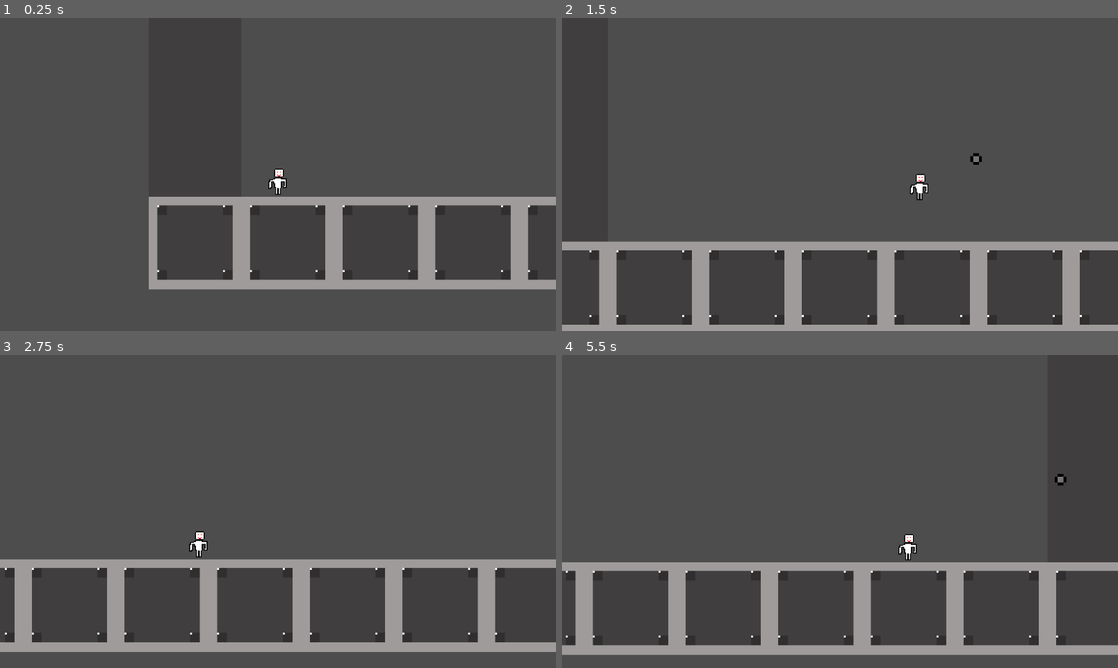
Above: before the commit, frames 1-4 (two rows, left to right).
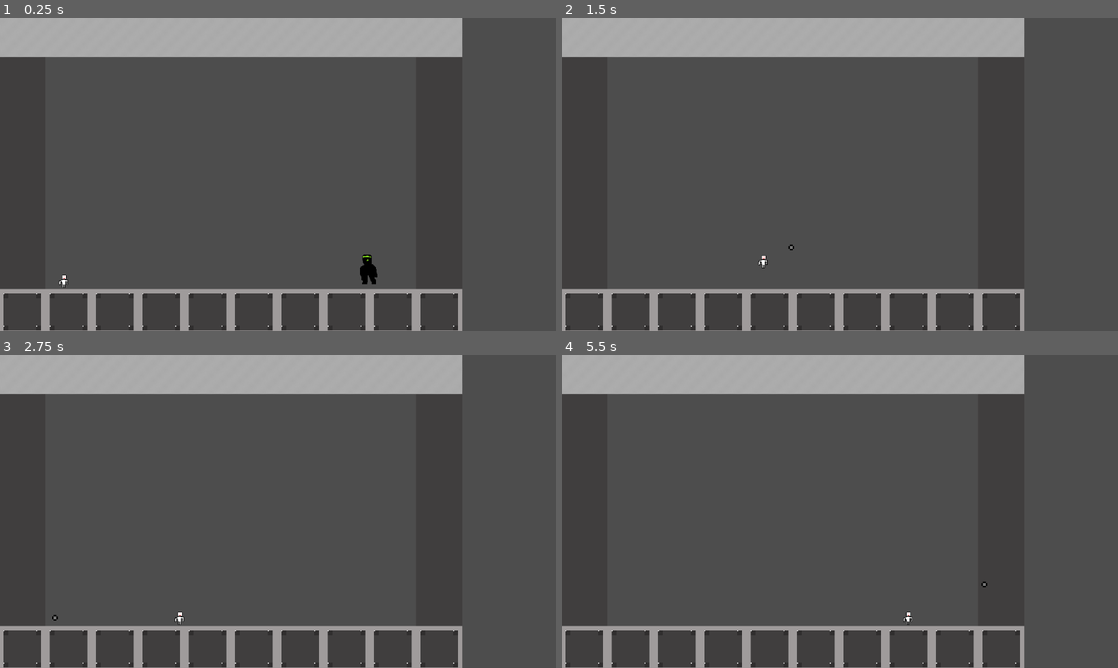
Above: after the commit, the same moments.

Repository: FranklyLemonade/10-Bullets
Game: Godot game, scene res://Scenes/BaseLevel.tscn
The game is run twice, just before and just after one commit, with the same random seed, the same clock (stepped at 60 frames per second) and the same inputs.
Inputs:
- Up to frame 1 (0.25 s): no input
- Up to frame 2 (1.5 s): hold D (move_right) from 0.53 s (still down); tap Space (shoot) at 0.6, 1.35 s; tap W (jump) at 0.77 s
- Up to frame 3 (2.75 s): tap W (jump) at 1.52 s; release D (move_right) at 2.03 s; hold A (move_left) from 2.03 s (still down); tap Space (shoot) at 2.1 s
- Up to frame 4 (5.5 s): release A (move_left) at 2.78 s; hold D (move_right) 2.78-4.28 s; tap Space (shoot) every 0.75 s from 2.85 to 5.1 s; tap W (jump) at 3.02, 3.77, 4.52 s; hold A (move_left) 4.28-5.03 s; hold D (move_right) from 5.03 s (still down)

The runs differ from the first frame. In frame 1, 23% of the frame differs, in the area x 0-100%, y 0-100%; in frame 2, 21%; in frame 3, 24%; in frame 4, 24%.

Commit message:
Refactor enemy sprite flipping and movement
Replace sprite flipping logic using `flip_h` property and negative scale with consistent `scale.x` approach. Simplify enemy movement code using `sign()` function and update viewbox collision polygon to match new orientation. Disable player camera, remove punch animation from guard, and adjust guard starting position.

Diff:
--- a/gmtk-2026/Enemies/Enemy.gd
+++ b/gmtk-2026/Enemies/Enemy.gd
@@ -16,6 +16,8 @@
 	post = position
 	animator.play("idle")
 
+	animator.flip_h = false
+
 func _physics_process(delta: float) -> void:
 	# gravity
 	if not is_on_floor():
@@ -23,17 +25,16 @@
 
 	if player_detected and is_instance_valid(player):
 		act()
-
 	else:
-		if abs(post.x - position.x) < 5:
+		var dist = post.x - position.x
+		if abs(dist) < 10:
 			velocity.x = 0
-			animator.play("idle")
-		elif post.x > position.x:
-			velocity.x = SPEED/2
-			animator.play("run")
-		elif post.x < position.x:
-			velocity.x = SPEED/2 * -1
-			animator.play("run")
+		else:
+			velocity.x = sign(dist) * SPEED / 2
+	if velocity.x <= 0:
+		scale.x = 1
+	elif velocity.x > 0:
+		scale.x = -1
 
 	move_and_slide()
 
@@ -45,8 +46,10 @@
 	# move towards player or attack
 	if rel_player_pos.x > 50:
 		velocity.x = SPEED
+		# animator.play("run")
 	elif rel_player_pos.x < -50:
 		velocity.x = SPEED * -1
+		# animator.play("run")
 	else:
 		velocity.x = 0
 		if abs(rel_player_pos.y) <= 50:
@@ -68,13 +71,14 @@
 func die():
 	queue_free()
 
-
 func _on_viewbox_body_entered(body: Node2D) -> void:
 	if body.is_in_group("Player"):
 		player_detected = true
 		player = body
+		print("player detected")
 
 func _on_viewbox_body_exited(body: Node2D) -> void:
 	if body.is_in_group("Player"):
 		player_detected = false
 		player = null
+		print("player exited")
--- a/gmtk-2026/Enemies/Guard/guard.tscn
+++ b/gmtk-2026/Enemies/Guard/guard.tscn
@@ -8,7 +8,6 @@
 [node name="Hitbox" parent="." index="0" unique_id=2019124772]
 position = Vector2(1, 0)
 
-[node name="Sprite" parent="." index="1" unique_id=633141681]
+[node name="Animator" parent="." index="1" unique_id=633141681]
 sprite_frames = ExtResource("2_lm52d")
 animation = &"idle"
-flip_h = true
--- a/gmtk-2026/Enemies/Guard/guard_sprites.tres
+++ b/gmtk-2026/Enemies/Guard/guard_sprites.tres
@@ -1,7 +1,6 @@
 [gd_resource type="SpriteFrames" format=3 uid="uid://cexdovcka1l0g"]
 
 [ext_resource type="Texture2D" uid="uid://b8psttti3acc0" path="res://Enemies/Guard/SpriteSheets/GuardIdle.png" id="1_c3arf"]
-[ext_resource type="Texture2D" uid="uid://wq08nlp6pj6a" path="res://Enemies/Guard/SpriteSheets/GuardPunch.png" id="2_8j00y"]
 
 [sub_resource type="AtlasTexture" id="AtlasTexture_bijwb"]
 atlas = ExtResource("1_c3arf")
@@ -21,26 +20,6 @@
 
 [sub_resource type="AtlasTexture" id="AtlasTexture_r1htm"]
 atlas = ExtResource("1_c3arf")
-region = Rect2(256, 0, 64, 64)
-
-[sub_resource type="AtlasTexture" id="AtlasTexture_q23do"]
-atlas = ExtResource("2_8j00y")
-region = Rect2(0, 0, 64, 64)
-
-[sub_resource type="AtlasTexture" id="AtlasTexture_1t4qc"]
-atlas = ExtResource("2_8j00y")
-region = Rect2(64, 0, 64, 64)
-
-[sub_resource type="AtlasTexture" id="AtlasTexture_n27c4"]
-atlas = ExtResource("2_8j00y")
-region = Rect2(128, 0, 64, 64)
-
-[sub_resource type="AtlasTexture" id="AtlasTexture_u1ci7"]
-atlas = ExtResource("2_8j00y")
-region = Rect2(192, 0, 64, 64)
-
-[sub_resource type="AtlasTexture" id="AtlasTexture_8g3od"]
-atlas = ExtResource("2_8j00y")
 region = Rect2(256, 0, 64, 64)
 
 [resource]
@@ -65,23 +44,8 @@
 "name": &"idle",
 "speed": 5.0
 }, {
-"frames": [{
-"duration": 1.0,
-"texture": SubResource("AtlasTexture_q23do")
-}, {
-"duration": 1.0,
-"texture": SubResource("AtlasTexture_1t4qc")
-}, {
-"duration": 1.0,
-"texture": SubResource("AtlasTexture_n27c4")
-}, {
-"duration": 1.0,
-"texture": SubResource("AtlasTexture_u1ci7")
-}, {
-"duration": 1.0,
-"texture": SubResource("AtlasTexture_8g3od")
-}],
-"loop": false,
+"frames": [],
+"loop": true,
 "name": &"punch",
 "speed": 5.0
 }]
--- a/gmtk-2026/Enemies/enemy_parent.tscn
+++ b/gmtk-2026/Enemies/enemy_parent.tscn
@@ -19,7 +19,7 @@
 [node name="Viewbox" type="Area2D" parent="." unique_id=1051716623]
 
 [node name="Viewbox_hb" type="CollisionPolygon2D" parent="Viewbox" unique_id=864208269]
-polygon = PackedVector2Array(0, -20, 217, 82, 217, -126)
+polygon = PackedVector2Array(0, -20, -198, 70, -198, -114)
 
 [connection signal="body_entered" from="Viewbox" to="." method="_on_viewbox_body_entered"]
 [connection signal="body_exited" from="Viewbox" to="." method="_on_viewbox_body_exited"]
--- a/gmtk-2026/Player/player.tscn
+++ b/gmtk-2026/Player/player.tscn
@@ -18,6 +18,7 @@
 sprite_frames = ExtResource("2_btcbx")
 
 [node name="Camera2D" type="Camera2D" parent="." unique_id=1088197784]
+enabled = false
 zoom = Vector2(2, 2)
 process_callback = 0
 position_smoothing_enabled = true
--- a/gmtk-2026/Scenes/BaseLevel.tscn
+++ b/gmtk-2026/Scenes/BaseLevel.tscn
@@ -32,7 +32,4 @@
 position = Vector2(132, 538)
 
 [node name="Guard" parent="." unique_id=308272451 instance=ExtResource("2_10lgy")]
-position = Vector2(838, 526)
-scale = Vector2(-1, 1)
-SPEED = 200.0
-JUMP_VELOCITY = -400.0
+position = Vector2(765, 490)
